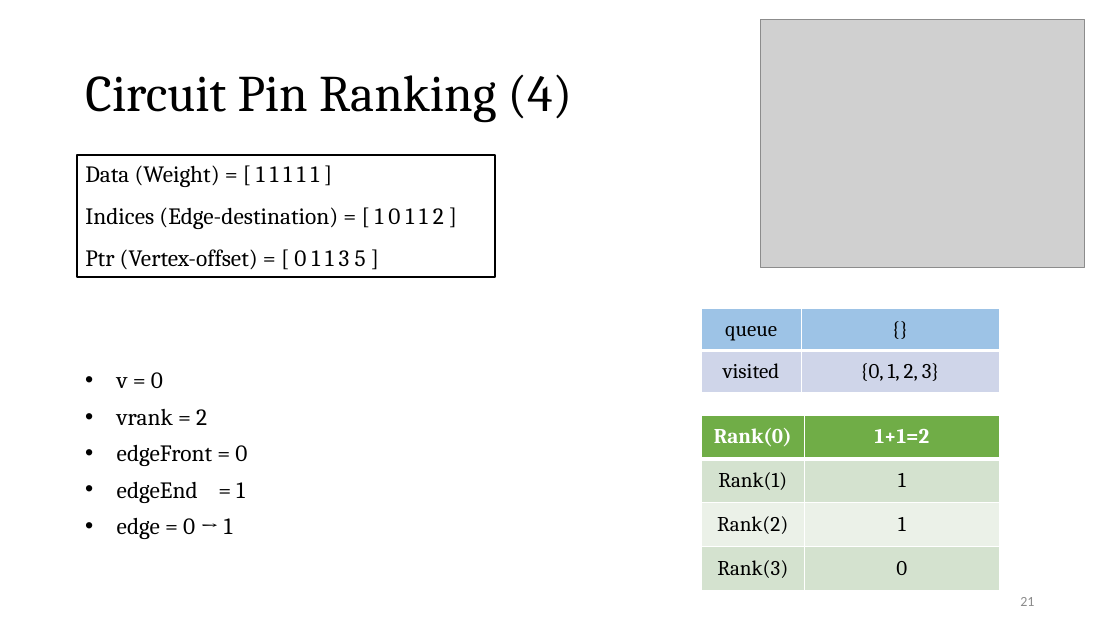
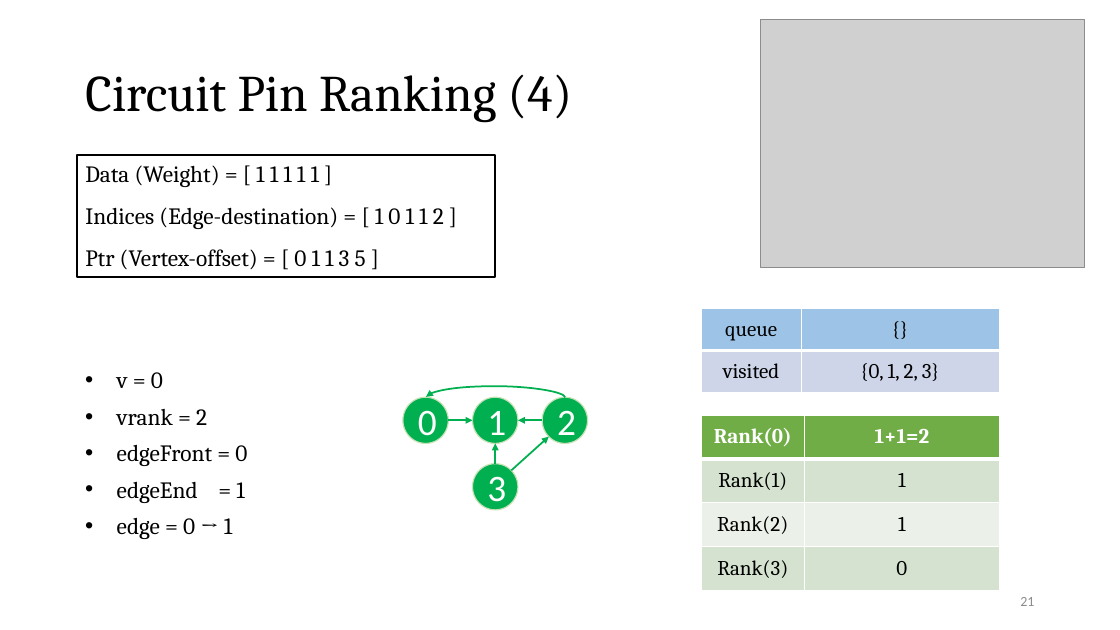
Before and after one commit to Pacific-Feng-Studuies/Studied-Papers, a slide deck: slide 22 of GM/Partition/Fast STA Graph Partitioning Framework for Multi-GPU Acceleration/Fast STA Graph Partitioning Framework for Multi-GPU Acceleration.pptx. Drawn at 1120x630 pixels with LibreOffice and Linux fonts; fonts in the diff are those of the drawing; grey boxes stand for pictures. Boxes give left, top, right and bottom in pixels: in the first picture for what was removed or moved away, otherwise in the second. Text is boxed around its words. In the diff, an @@ line names an element or a change of style, - is before the commit and + after.

```diff
--- a/GM/Partition/Fast STA Graph Partitioning Framework for Multi-GPU Acceleration/Fast STA Graph Partitioning Framework for Multi-GPU Acceleration.pptx
+++ b/GM/Partition/Fast STA Graph Partitioning Framework for Multi-GPU Acceleration/Fast STA Graph Partitioning Framework for Multi-GPU Acceleration.pptx
@@ group added at box(403, 386, 587, 510): 4 ellipses, 4 arrows, 1 curved arrow @@
+0
+1
+2
+3
```
Also in this commit, not shown: 10 other slides changed.
